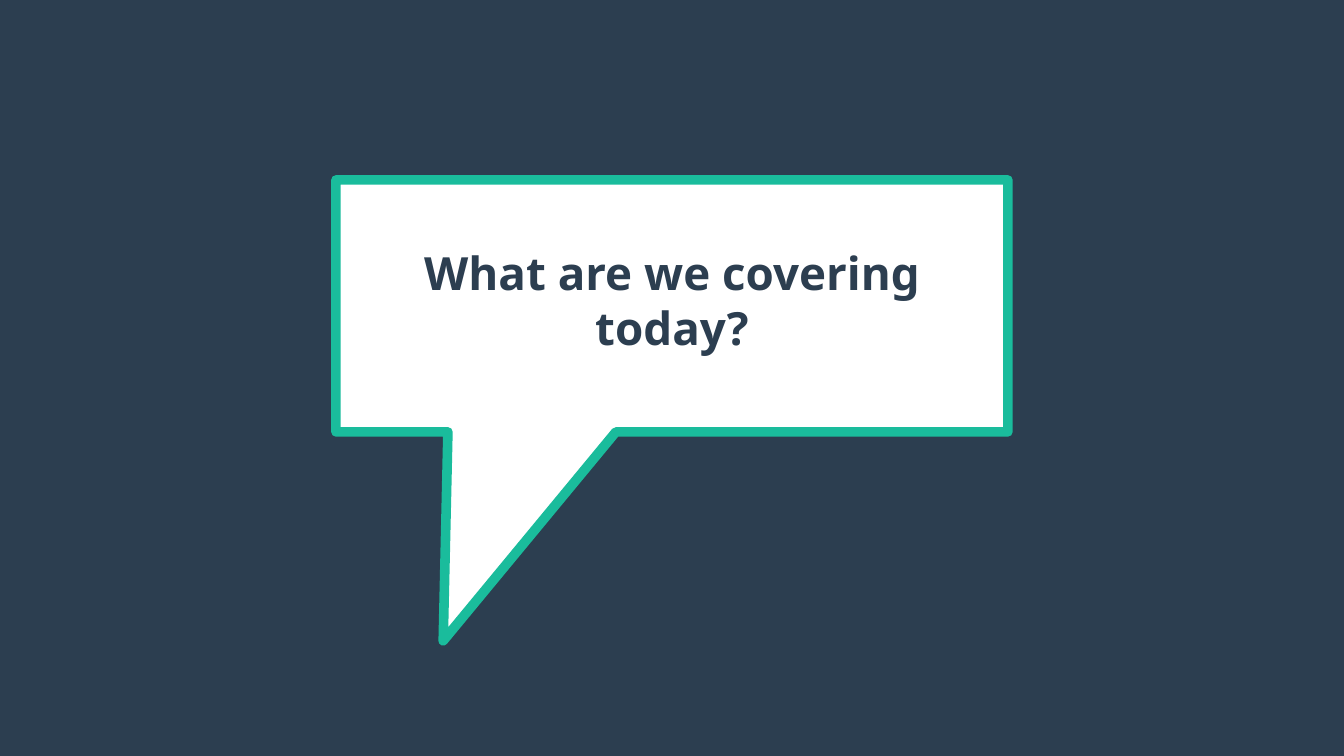
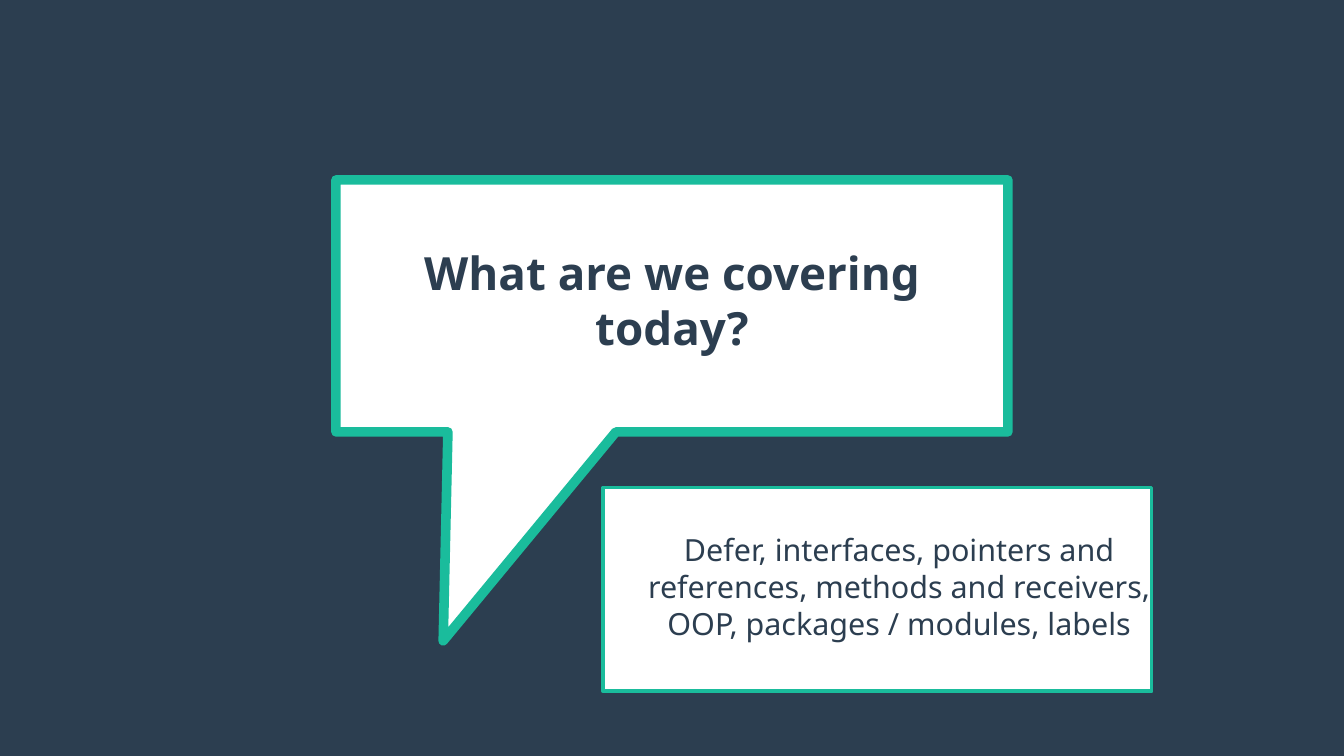
Before and after one commit to calvincramer/golang-training-2-completed, a slide deck: slide 2 of presentation-2.odp. Drawn at 1344x756 pixels with LibreOffice and Linux fonts; fonts in the diff are those of the drawing. Boxes give left, top, right and bottom in pixels: in the first picture for what was removed or moved away, otherwise in the second. Text is boxed around its words. In the diff, an @@ line names an element or a change of style, - is before the commit and + after.

```diff
--- a/presentation-2.odp
+++ b/presentation-2.odp
@@ rectangle added at (604,488,1153,692), fill #FFFFFF, outline #1ABC9C 2.15 pt @@
@@ text added at (648,537,1150,643), 18 pt, text #2C3E50 @@
+Defer, interfaces, pointers and references, methods and receivers, OOP, packages / modules, labels
```
Also in this commit, not shown: 13 other slides changed, 15 slides added, 1 slide removed.
